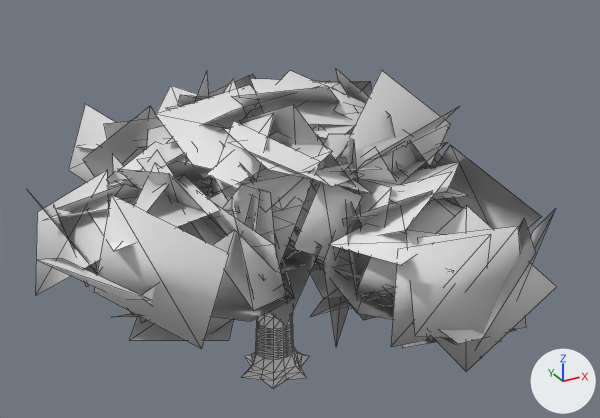
Renders of the glTF model models/variants/oak_v6.glb from each side of a commit.
Rendered twice from a camera (50 mm lens) standing at (-8.22, -16.29, 12.48) and looking at (0.45, -0.53, 4.6). The axes (+X, +Y, +Z) are drawn at lower right. The lights are the same throughout. The older version comes first. Mesh edges are drawn as thin lines. Where no turn or scale is listed for an object, it has been applied to the vertices. Vertices at exactly the same position are counted once.

In view in the first picture: 'Body_Canopy0', 'Body_Canopy1', 'Body_Canopy2', 'Body_Canopy3', 'Body_Canopy4', 'Body_Canopy6', 'Body_Canopy7', 'Body_Trunk'.
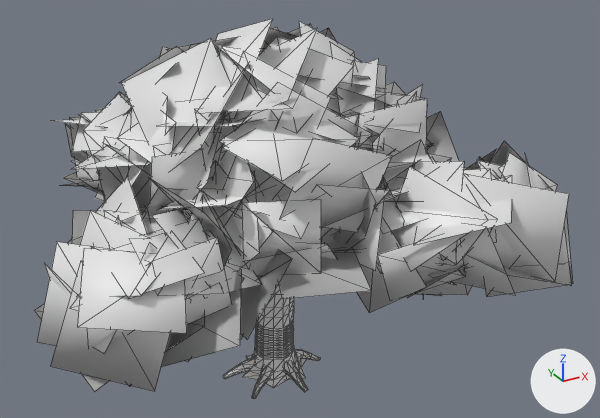
Pixel boxes [x1, y1, x2, y2] of what changed, in the pictures (600 x 418 px):
'Body_Canopy0.001', added
    after: [34, 109, 404, 391]
'Body_Canopy1.001', added
    after: [166, 19, 573, 313]
'Body_Canopy2', reshaped, moved, turned
    before: [31, 143, 322, 349]
    after: [53, 39, 263, 211]
'Body_Canopy3', deleted
    before: [310, 141, 556, 372]
'Body_Canopy4', deleted
    before: [147, 69, 457, 279]
'Body_Canopy7', deleted
    before: [196, 105, 381, 303]
'Body_Trunk', reshaped
    before: [242, 309, 309, 388]
    after: [223, 285, 320, 399]
'Body_Canopy6', deleted
    before: [83, 106, 171, 183]
'Body_Canopy1', deleted
    before: [68, 85, 198, 182]
'Body_Canopy0', deleted (mostly hidden)
    before: [328, 81, 449, 167]
part 1 of me_body_canopy2, deleted
    before: [53, 205, 88, 286]
part 2 of me_body_canopy2, deleted
    before: [116, 313, 138, 317]
part 3 of me_body_canopy2, deleted
    before: [37, 258, 152, 301]
part 4 of me_body_canopy2, reshaped
    before: [35, 143, 322, 349]
    after: [53, 39, 263, 211]

Patch to the scene script:
```diff
--- a/models/variants/oak_v6.glb.py
+++ b/models/variants/oak_v6.glb.py
@@ me_body_canopy2 @@
 # used by ob_body_canopy2; location = (-1.66, -0.81, 3.19); rotation_euler = (0.0, 0.0, 0.0397), in degrees (0, 0, 2.3)
-me_body_canopy2.from_pydata(...)  # 160 vertices, 94 faces; spans x -4.3..1.25, y -3.79..1.83, z 0.05..3.9
+me_body_canopy2.from_pydata(...)  # 812 vertices, 518 faces; spans x -3.04..4.68, y -3.28..3.56, z -0.18..5.52
+# me_body_canopy2 part 1: the loose piece of 4 vertices spanning x -3.64..-3.03, y -1.0..1.33, z 0.68..2.95 is deleted
+# me_body_canopy2 part 2: the loose piece of 4 vertices spanning x -2.87..-1.15, y -2.14..-0.59, z 0.29..1.2 is deleted
+# me_body_canopy2 part 3: the loose piece of 4 vertices spanning x -4.3..-2.87, y -3.15..-1.18, z 1.36..3.08 is deleted
+# me_body_canopy2 part 4: 140 vertices removed from x -4.26..1.25, y -3.79..1.83, z 0.05..3.9; 812 vertices added at x -3.04..4.68, y -3.28..3.56, z -0.18..5.52
+# other edits to the shape of me_body_canopy2 do not show in these pictures
@@ me_body_trunk @@
 # used by ob_body_trunk; location = (0.0, 0.0, 0.0)
-me_body_trunk.from_pydata(...)  # 336 vertices, 668 faces; spans x -0.97..1.02, y -0.83..0.83, z 0.0..3.22
+me_body_trunk.from_pydata(...)  # 486 vertices, 948 faces; spans x -1.32..1.3, y -1.2..1.21, z -0.17..3.22
+# me_body_trunk part 5: 336 vertices removed from x -0.97..1.02, y -0.83..0.83, z 0.0..3.22; 486 vertices added at x -1.32..1.3, y -1.2..1.21, z -0.17..3.22
@@ me_body_canopy0_1 @@
+me_body_canopy0_1.from_pydata(...)  # 1028 vertices, 654 faces; spans x -3.99..4.98, y -6.82..3.4, z -0.17..6.12
@@ me_body_canopy10 @@
+me_body_canopy10.from_pydata(...)  # 524 vertices, 332 faces; spans x -4.12..3.77, y -3.85..1.91, z -0.5..5.38
@@ ob_body_canopy0 @@
-ob_body_canopy0 = bpy.data.objects.new('Body_Canopy0', me_body_canopy0)
-ob_body_canopy0.location = (1.55, 0.98, 2.99)
@@ ob_body_canopy1 @@
-ob_body_canopy1 = bpy.data.objects.new('Body_Canopy1', me_body_canopy1)
-ob_body_canopy1.location = (-0.51, 1.55, 3.03)
@@ ob_body_canopy2 @@
 ob_body_canopy2 = bpy.data.objects.new('Body_Canopy2', me_body_canopy2)
-ob_body_canopy2.location = (-1.66, -0.81, 3.19)
-ob_body_canopy2.rotation_euler = (0.0, 0.0, 0.0397)  # degrees (0, 0, 2.3)
+ob_body_canopy2.location = (-0.77, 1.29, 3.24)
+ob_body_canopy2.rotation_euler = (0.0, 0.0, 1.805)  # degrees (0, 0, 103)
@@ ob_body_canopy3 @@
-ob_body_canopy3 = bpy.data.objects.new('Body_Canopy3', me_body_canopy3)
-ob_body_canopy3.location = (1.0, -1.66, 3.09)
@@ ob_body_canopy4 @@
-ob_body_canopy4 = bpy.data.objects.new('Body_Canopy4', me_body_canopy4)
-ob_body_canopy4.location = (0.05, 0.0, 3.48)
@@ ob_body_canopy6 @@
-ob_body_canopy6 = bpy.data.objects.new('Body_Canopy6', me_body_canopy6)
-ob_body_canopy6.location = (-0.95, 0.29, 3.31)
@@ ob_body_canopy7 @@
-ob_body_canopy7 = bpy.data.objects.new('Body_Canopy7', me_body_canopy7)
-ob_body_canopy7.location = (-0.3, -0.95, 3.49)
@@ ob_body_canopy1_001 @@
+ob_body_canopy1_001 = bpy.data.objects.new('Body_Canopy1.001', me_body_canopy0_1)
+ob_body_canopy1_001.location = (1.3, 0.78, 3.06)
@@ ob_body_canopy0_001 @@
+ob_body_canopy0_001 = bpy.data.objects.new('Body_Canopy0.001', me_body_canopy10)
+ob_body_canopy0_001.location = (-2.04, -1.03, 3.03)
```
